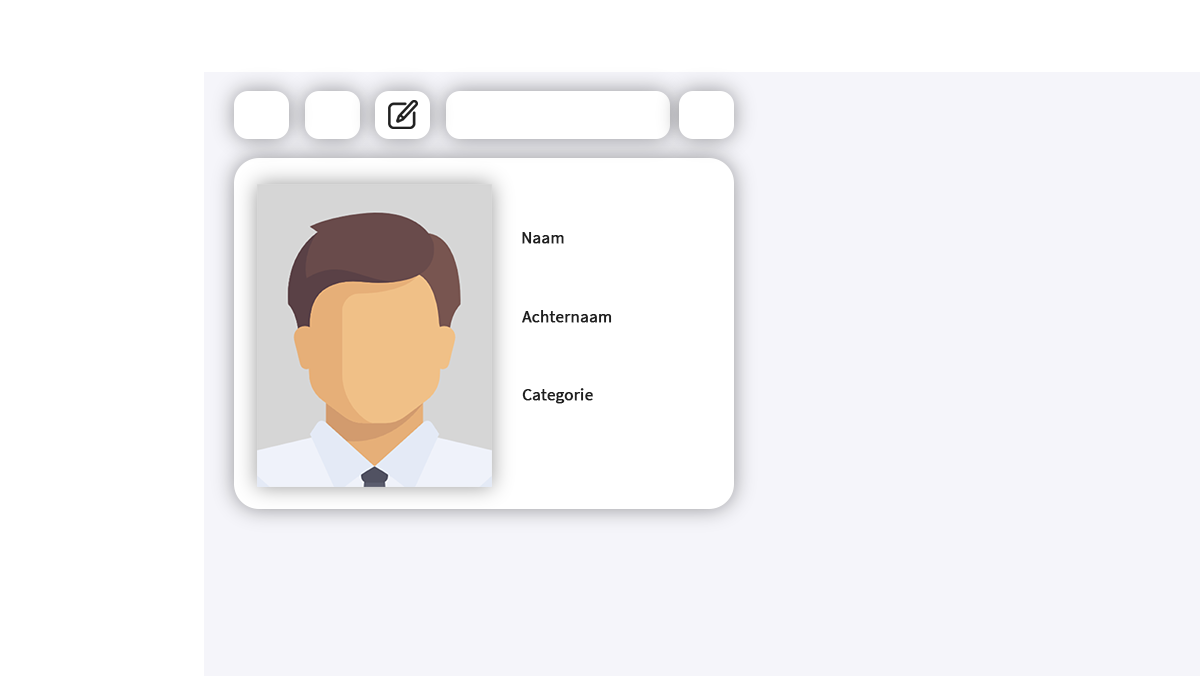
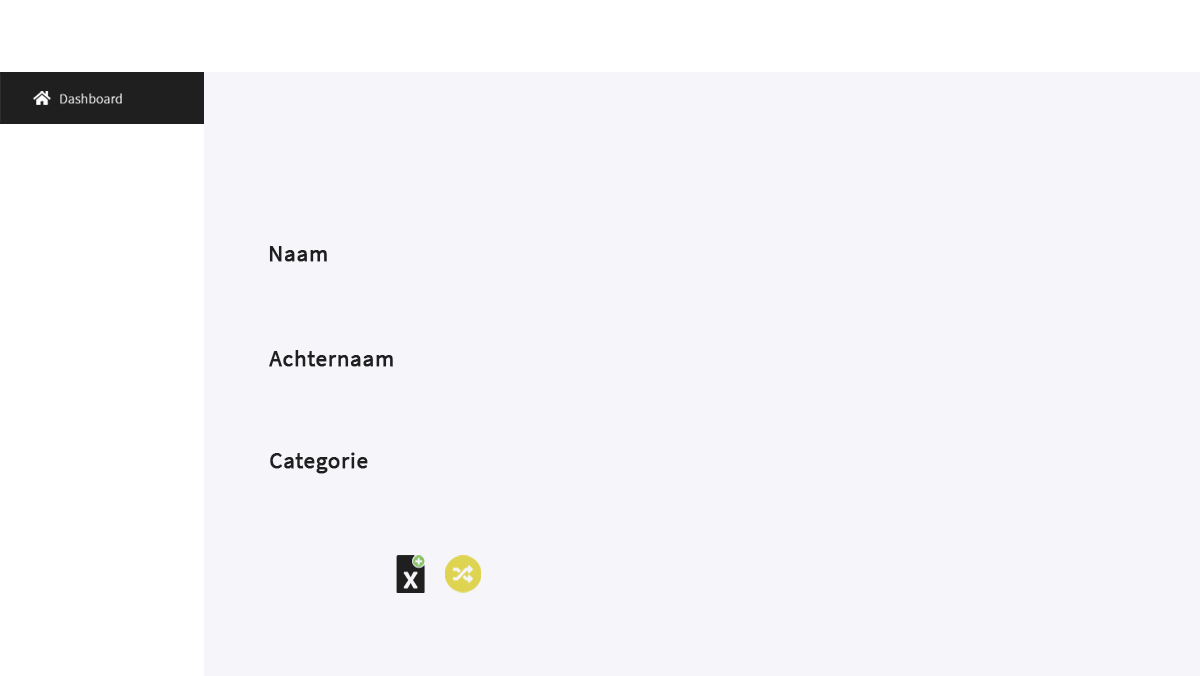
Layers edited between the first and the second 1200px x 676px image:
showed group "Dashboard" (22 layers) over (0, 72, 753, 593)
showed "sort-btn" over (445, 555, 481, 593)
showed "add-excel" over (396, 555, 425, 593)
hid group "Members" (26 layers) over (0, 72, 753, 528)
